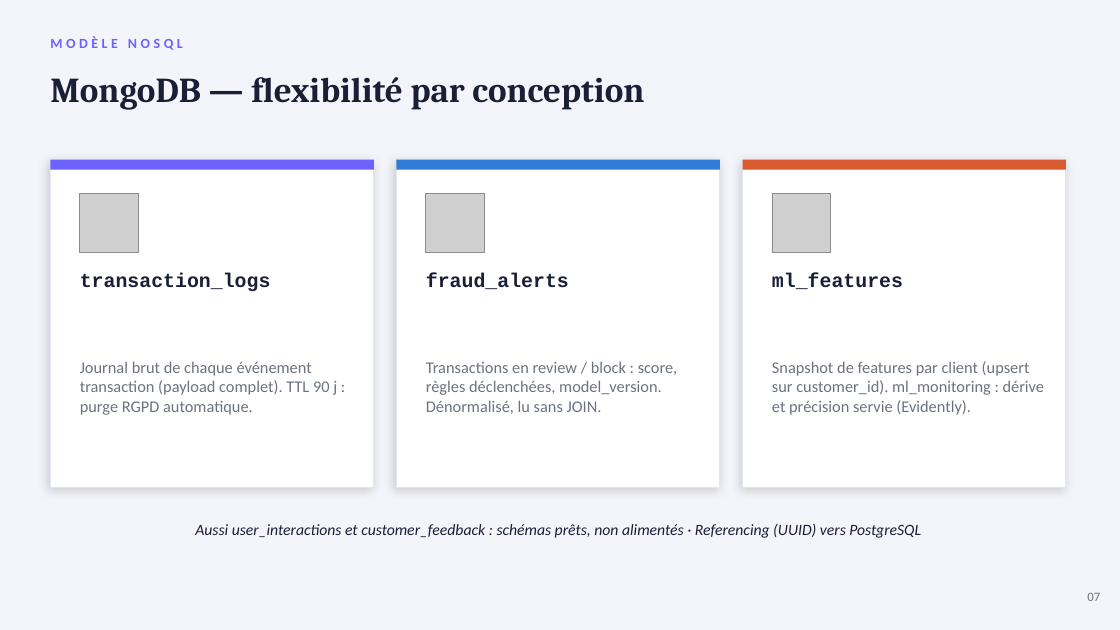
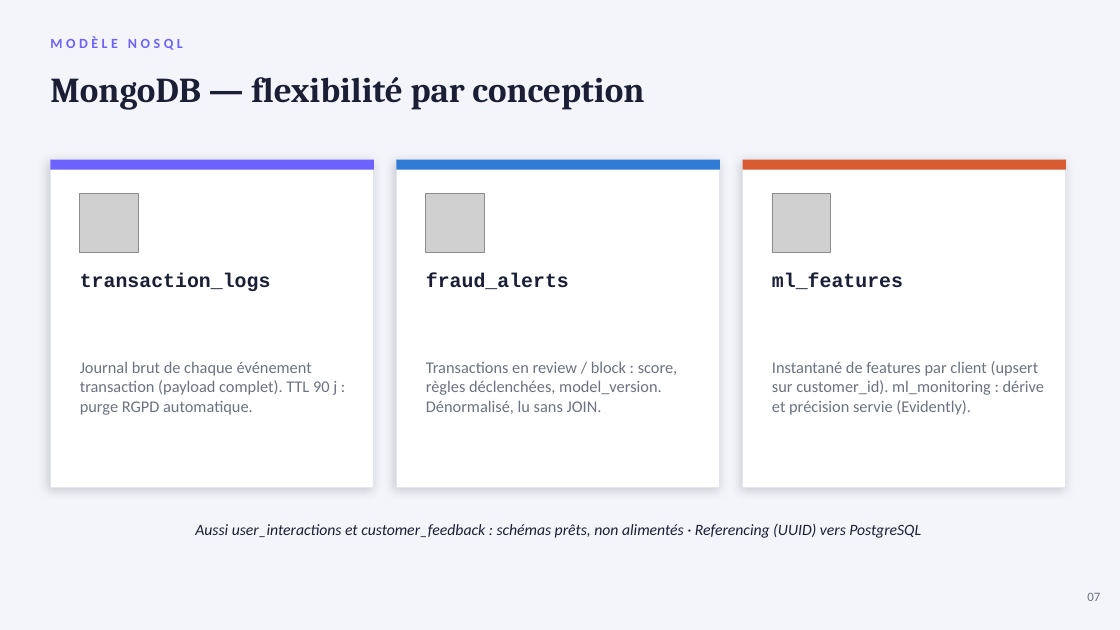
Before and after one commit to PDUCLOS/BLOC2-STRIPE, a slide deck: slide 9 of presentation/stripe_presentation_bloc2.pptx. Drawn at 1120x630 pixels with LibreOffice and Linux fonts; fonts in the diff are those of the drawing; grey boxes stand for pictures. Boxes give left, top, right and bottom in pixels: in the first picture for what was removed or moved away, otherwise in the second. Text is boxed around its words. In the diff, an @@ line names an element or a change of style, - is before the commit and + after.

Commit message:
Harmonise le français de la documentation et des livrables
- Anglicismes évitables remplacés dans la prose (repli, rafales, instantané,
  consommateur, dérive, rappel, suivi, rechargement à chaud, délai de carence…) ;
  code, commandes, noms de champs et titres inchangés
- Diagrammes régénérés, images mises à jour dans la présentation et les
  deux documents Word ; « drift » conservé quand il désigne un champ MongoDB

```diff
--- a/presentation/stripe_presentation_bloc2.pptx
+++ b/presentation/stripe_presentation_bloc2.pptx
@@ text at [772,361,1045,415]: text changed @@
-Snapshot de features par client (upsert sur customer_id). ml_monitoring : dérive et précision servie (Evidently).
+Instantané de features par client (upsert sur customer_id). ml_monitoring : dérive et précision servie (Evidently).
```
Also in this commit, not shown: 2 other slides changed, 20 other files.
